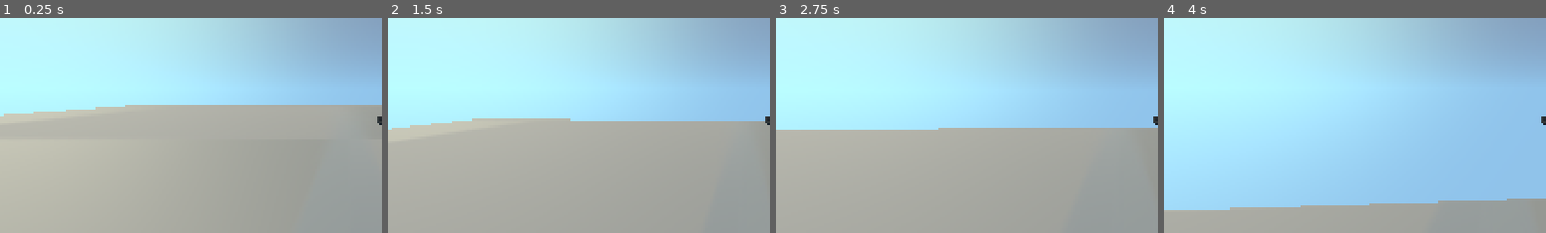
Above: before the commit, frames 1-4 (left to right).
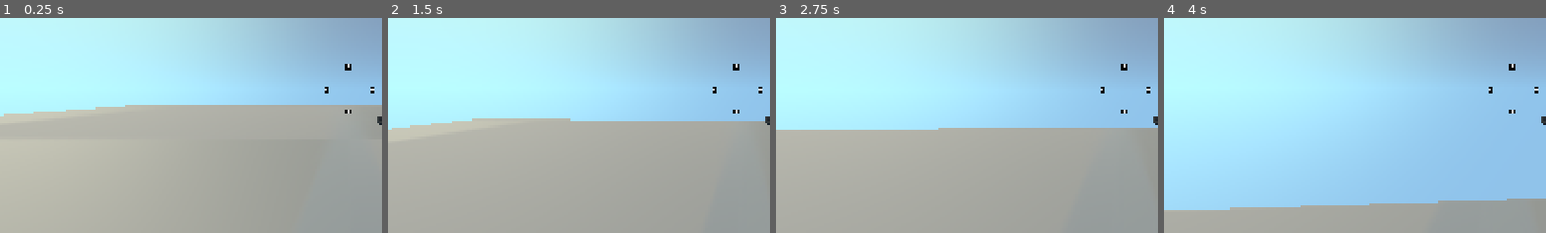
Above: after the commit, the same moments.

Repository: coreyames/my-fps-template
Game: Godot game, scene res://world.tscn
Same seed, same stepped clock (60 frames per second), same inputs: the game is played once before the commit and once after it.
Inputs (mouse positions are % of the whole screen's width and height, from its top left):
- Up to frame 1 (0.25 s): no input
- Up to frame 2 (1.5 s): tap Enter at 0.5 s; move the mouse to (55, 50) at 0.52 s; hold W (fwd) from 0.53 s (still down); click (55, 50) at 0.6 s; tap Space (jump) at 0.77, 0.8, 1.07, 1.35 s; move the mouse to (45, 50) at 1.27 s
- Up to frame 3 (2.75 s): keep holding W (fwd); tap Space (jump) at 1.52, 1.82, 2.3 s; click (45, 50) at 1.55 s; move the mouse to (52, 48) at 2.02 s; tap S (bwd) at 2.1 s
- Up to frame 4 (4 s): keep holding W (fwd); move the mouse to (49, 52) at 2.77 s; click (49, 52) at 2.85 s; tap Space (jump) at 3.02, 3.32, 3.77, 3.8 s; move the mouse to (57, 51) at 3.52 s; click (57, 51) at 3.6 s
The pictures show only the part of the screen within x 4-54%, y 34-84%; the shares and areas given below are measured in that part.

The runs differ from the first frame. In frame 1, 0.1% of the frame differs, in the area x 85-98%, y 21-45%; in frame 2, 0.1%; in frame 3, 0.1%; in frame 4, 0.1%.

Commit message:
added hud node and xhair, added jump sound, added basic proj collision detection

Diff:
--- /dev/null
+++ b/crosshair.gdshader
@@ -0,0 +1,93 @@
+// CROSSHAIR THANKS TO:
+// (found on godot shader library)
+/*
+	Custom Crosshair Shader by: Quot3e
+	https://github.com/Quot3e/godot-crosshair-shader
+
+	MIT License
+*/
+
+shader_type canvas_item;
+
+uniform bool is_symmetric = true;
+uniform vec2 center_offset;
+uniform vec4 line_color : source_color = vec4(1.0);
+uniform vec4 line_outline_color : source_color = vec4(vec3(0.0), 1);
+uniform vec2 line_length = vec2(20.0);
+uniform vec2 line_thickness = vec2(1.0);
+uniform vec2 line_offset = vec2(10.0);
+uniform vec2 line_outline_thickness = vec2(1.0);
+
+uniform vec4 dot_color : source_color = vec4(1.0);
+uniform vec4 dot_outline_color : source_color= vec4(vec3(0.0), 1.0);
+uniform float dot_size = 2.0;
+uniform float dot_outline_thickness = 1.0;
+
+float center_line(float value, float thickness) {
+	return step(distance(0.5, value), thickness);
+}
+
+float crosshair_segment(float thickness, float offset, float range, float outline, vec2 pixel, vec2 uv){
+
+	thickness = round(thickness);
+	offset = round(offset);
+	range = round(range);
+	outline =  round(outline);
+
+	if (is_symmetric){
+		thickness = thickness * 2.0 - 1.0;
+		offset = offset * 2.0 - 1.0;
+		range = range * 2.0;
+		outline =  outline * 2.0;
+	}
+
+	float line = center_line(uv.x, (thickness + outline) * pixel.x);
+	line *= 1.0 - center_line(uv.y, (offset - outline) * pixel.y);
+	line *= center_line(uv.y, (range + offset + outline) * pixel.y);
+	return line;
+}
+
+float center_square(float size, float outline, vec2 pixel, vec2 uv){
+	size = round(size);
+	outline = round(outline);
+
+	if (is_symmetric){
+		size = size * 2.0 - 1.0;
+		outline = outline * 2.0;
+	}
+
+	float center_dot = center_line(uv.x, (size + outline) * pixel.x);
+	center_dot *= center_line(uv.y, (size + outline) * pixel.y);
+	return center_dot;
+}
+
+vec4 blend_layers(vec4 bottom, vec4 top) {
+	float final_alpha = top.a + bottom.a * (1.0 - top.a);
+	float safe_div = step(0.0001, final_alpha);
+	vec3 final_color = (top.rgb * top.a + bottom.rgb * bottom.a * (1.0 - top.a)) / max(final_alpha, 0.0001);
+	return vec4(final_color, final_alpha * safe_div);
+}
+
+void fragment() {
+	vec2 uv = FRAGCOORD.xy * SCREEN_PIXEL_SIZE + center_offset;
+	vec2 pixel = SCREEN_PIXEL_SIZE/2.0;
+
+	float line_x = crosshair_segment(line_thickness.x, line_offset.x, line_length.x, 0.0, pixel.yx, uv.yx);
+	float line_y = crosshair_segment(line_thickness.y, line_offset.y, line_length.y, 0.0, pixel, uv);
+
+	float line_outline_x = crosshair_segment(line_thickness.x, line_offset.x, line_length.x, line_outline_thickness.x, pixel.yx, uv.yx);
+	float line_outline_y = crosshair_segment(line_thickness.y, line_offset.y, line_length.y, line_outline_thickness.y, pixel, uv);
+
+	float center_dot = center_square(dot_size, 0.0, pixel, uv);
+	float center_dot_outline = center_square(dot_size, dot_outline_thickness, pixel, uv);
+
+	vec4 center_dot_layer = center_dot * dot_color + (center_dot_outline - center_dot) * dot_outline_color;
+	vec4 line_layer1 = line_x * line_color + (line_outline_x - line_x) * line_outline_color;
+	vec4 line_layer2 = line_y * line_color + (line_outline_y - line_y) * line_outline_color;
+
+	vec4 blended_result = center_dot_layer;
+	blended_result = blend_layers(blended_result, line_layer1);
+	blended_result = blend_layers(blended_result, line_layer2);
+
+	COLOR = blended_result;
+}
--- a/gun.gd
+++ b/gun.gd
@@ -13,3 +13,4 @@
 	get_node("/root").add_child(projectile);
 	$AnimationPlayer.play("use");
 	projectile.fire(direction);
+	return;
--- /dev/null
+++ b/hud.tscn
@@ -0,0 +1,43 @@
+[gd_scene load_steps=4 format=3 uid="uid://dxf1rgja73ssk"]
+
+[ext_resource type="Shader" uid="uid://b1axes36geqr1" path="res://crosshair.gdshader" id="1_37p78"]
+
+[sub_resource type="ShaderMaterial" id="ShaderMaterial_64ctp"]
+shader = ExtResource("1_37p78")
+shader_parameter/is_symmetric = true
+shader_parameter/center_offset = Vector2(0, 0)
+shader_parameter/line_color = Color(1, 1, 1, 1)
+shader_parameter/line_outline_color = Color(0, 0, 0, 1)
+shader_parameter/line_length = Vector2(20, 20)
+shader_parameter/line_thickness = Vector2(1, 1)
+shader_parameter/line_offset = Vector2(10, 10)
+shader_parameter/line_outline_thickness = Vector2(1, 1)
+shader_parameter/dot_color = Color(1, 1, 1, 1)
+shader_parameter/dot_outline_color = Color(0, 0, 0, 1)
+shader_parameter/dot_size = 0.2
+shader_parameter/dot_outline_thickness = 0.5
+
+[sub_resource type="PlaceholderTexture2D" id="PlaceholderTexture2D_n2snw"]
+size = Vector2(128, 128)
+
+[node name="HUD" type="Control"]
+layout_mode = 3
+anchors_preset = 15
+anchor_right = 1.0
+anchor_bottom = 1.0
+grow_horizontal = 2
+grow_vertical = 2
+mouse_filter = 2
+
+[node name="Crosshair" type="TextureRect" parent="."]
+material = SubResource("ShaderMaterial_64ctp")
+layout_mode = 1
+anchors_preset = 8
+anchor_left = 0.5
+anchor_top = 0.5
+anchor_right = 0.5
+anchor_bottom = 0.5
+grow_horizontal = 2
+grow_vertical = 2
+texture = SubResource("PlaceholderTexture2D_n2snw")
+stretch_mode = 2
--- a/pc.gd
+++ b/pc.gd
@@ -38,11 +38,13 @@
 		return;
 
 	if Input.is_action_just_pressed("jump") and is_on_floor():
+		jump_sound();
 		velocity.y = JUMP_VELOCITY;
 
 	var input_dir := Input.get_vector("left", "right", "fwd", "bwd");
 	var direction := (transform.basis * Vector3(input_dir.x, 0, input_dir.y)).normalized();
 
+	#TODO need to replace hardcoded values when adding resolution adjustment option
 	if Input.is_action_just_pressed("use"):
 		gun.use(get_viewport().get_camera_3d().project_ray_normal(Vector2(1920.0/2, 1080.0/2)));
 
@@ -98,3 +100,8 @@
 	else:
 		remove_child(debug_node);
 	return;
+
+#TODO set $Sound.stream before playing (when there are multiple available effects
+func jump_sound() -> void:
+	$Sound.play()
+	return;
--- a/pc.tscn
+++ b/pc.tscn
@@ -1,8 +1,10 @@
-[gd_scene load_steps=6 format=3 uid="uid://b7a13xqqyw8ii"]
+[gd_scene load_steps=8 format=3 uid="uid://b7a13xqqyw8ii"]
 
 [ext_resource type="Script" uid="uid://dxtaxt7bl8cs8" path="res://pc.gd" id="1_ukbfy"]
 [ext_resource type="Script" uid="uid://68vttwet2mi4" path="res://fps_camera.gd" id="2_crfiw"]
 [ext_resource type="PackedScene" uid="uid://cf8owl4xccf4s" path="res://gun.tscn" id="3_de6uy"]
+[ext_resource type="PackedScene" uid="uid://dxf1rgja73ssk" path="res://hud.tscn" id="4_s818i"]
+[ext_resource type="AudioStream" uid="uid://b2gwe17ttt7ra" path="res://jump.mp3" id="5_3d7xj"]
 
 [sub_resource type="CylinderShape3D" id="CylinderShape3D_ct41q"]
 height = 1.75
@@ -33,3 +35,8 @@
 
 [node name="Gun" parent="Camera3D" instance=ExtResource("3_de6uy")]
 transform = Transform3D(-1, 0, -8.7422755e-08, 0, 0.99999976, 0, 8.742278e-08, 0, -0.99999976, 0.09608793, -0.17219186, -0.17606375)
+
+[node name="HUD" parent="." instance=ExtResource("4_s818i")]
+
+[node name="Sound" type="AudioStreamPlayer3D" parent="."]
+stream = ExtResource("5_3d7xj")
--- a/proj.gd
+++ b/proj.gd
@@ -10,6 +10,7 @@
 	LOADED,
 	FIRE,
 	TRAVELING,
+	DONE
 }
 
 var status: Status = Status.LOADED;
@@ -18,11 +19,14 @@
 	$CollisionShape3D.scale = Vector3(.05, .05, .05);
 	return;
 
-func _physics_process(delta: float) -> void:
+func _process(delta: float) -> void:
 	if (status == Status.FIRE):
 		status = Status.TRAVELING;
 	elif (status == Status.TRAVELING):
-		move_and_collide(direction);
+		handle_collision(move_and_collide(direction));
+	return
+
+func _physics_process(delta: float) -> void:
 	return;
 
 func fire(_direction: Vector3) -> void:
@@ -30,3 +34,11 @@
 	status = Status.FIRE;
 	Debug.log("fired proj");
 	return;
+
+func handle_collision(collision: KinematicCollision3D) -> bool:
+	if collision == null:
+		return false;
+	print(collision.get_collider_id());
+	status = Status.DONE;
+	queue_free();
+	return true;
--- a/world.tscn
+++ b/world.tscn
@@ -73,11 +73,11 @@
 sun = NodePath("../Sun")
 moon = NodePath("../Sun/Moon")
 
-[node name="StaticBody3D" type="StaticBody3D" parent="."]
+[node name="TestCube" type="StaticBody3D" parent="."]
 transform = Transform3D(1, 0, 0, 0, 1, 0, 0, 0, 1, 2, 0.5, 0)
 
-[node name="CollisionShape3D" type="CollisionShape3D" parent="StaticBody3D"]
+[node name="CollisionShape3D" type="CollisionShape3D" parent="TestCube"]
 shape = SubResource("BoxShape3D_fj7yv")
 
-[node name="MeshInstance3D" type="MeshInstance3D" parent="StaticBody3D/CollisionShape3D"]
+[node name="MeshInstance3D" type="MeshInstance3D" parent="TestCube/CollisionShape3D"]
 mesh = SubResource("BoxMesh_tlwt5")
Not shown, added: crosshair.gdshader.uid
Not shown, added: jump.mp3.import
Not shown, added: jumplanding.mp3.import
Not shown, added: notes.txt
Not shown, added: jump.m4a
Not shown, added: jump.mp3
Not shown, added: jumplanding.mp3
